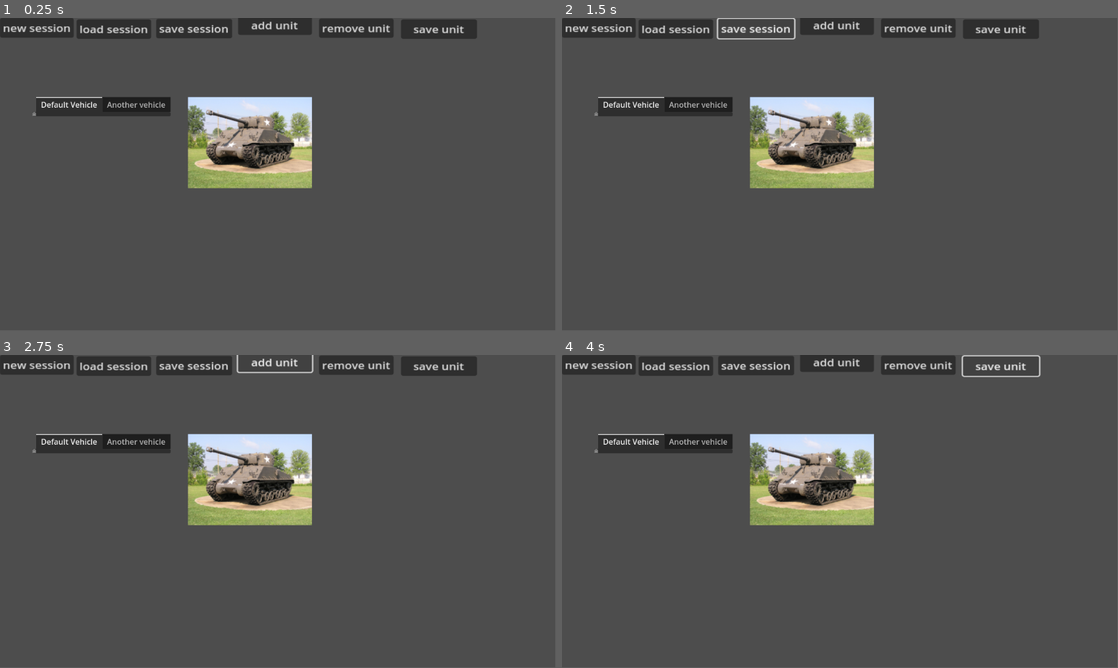
Above: before the commit, frames 1-4 (two rows, left to right).
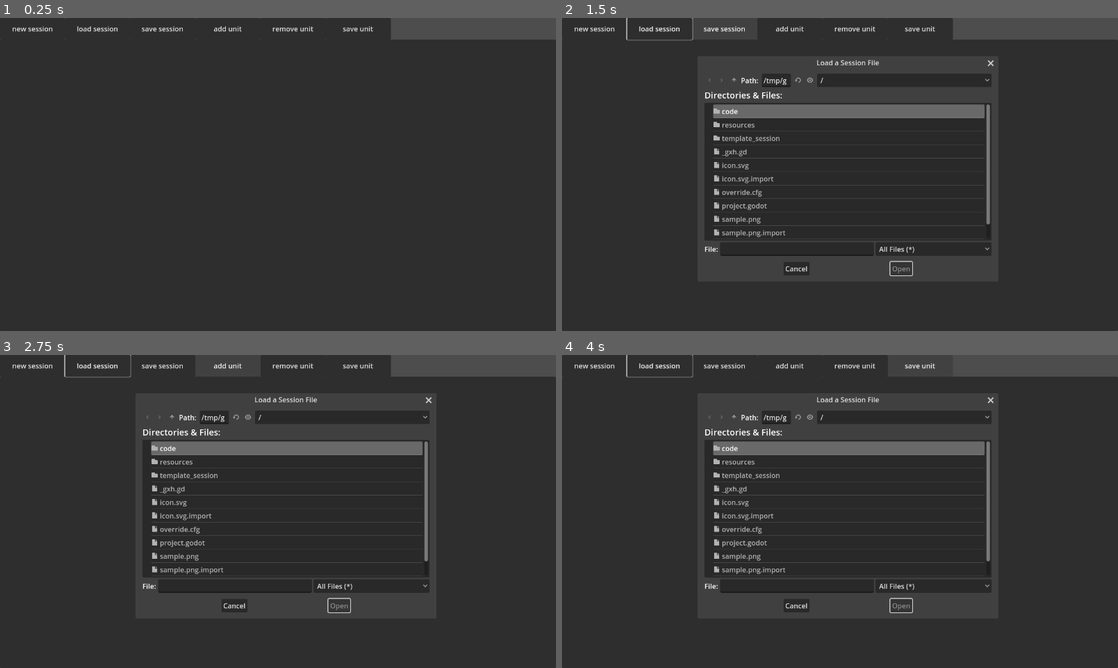
Above: after the commit, the same moments.

Repository: Vsevolod-pl/Combat-Simulator
Game: Godot game, scene res://Start_Window.tscn
The game is run twice, just before and just after one commit, with the same random seed, the same clock (stepped at 60 frames per second) and the same inputs.
Inputs:
- Up to frame 1 (0.25 s): no input
- Up to frame 2 (1.5 s): click "load session" at 0.5 s; click "save session" at 1.25 s
- Up to frame 3 (2.75 s): click "add unit" at 2 s
- Up to frame 4 (4 s): click "remove unit" at 2.75 s; click "save unit" at 3.5 s
In our replay, the window is 799x449 before the commit and 800x450 after it. These sizes can differ from the game's own. Grey fills any space a smaller window leaves; there, only what the larger window draws over its background counts as a difference.

The runs differ from the first frame. In frame 1, 93% of the frame differs, in the area x 0-100%, y 0-100%; in frame 2, 81%; in frame 3, 81%; in frame 4, 81%.

Commit message:
implemented loading session

Diff:
--- a/Start_Window.tscn
+++ b/Start_Window.tscn
@@ -1,81 +1,74 @@
-[gd_scene load_steps=2 format=3 uid="uid://dj21ke1wqj8hj"]
+[gd_scene load_steps=3 format=3 uid="uid://dj21ke1wqj8hj"]
 
-[ext_resource type="Texture2D" uid="uid://cas72mmlbsm80" path="res://sample.png" id="1_vxf0c"]
+[ext_resource type="Script" path="res://code/main.gd" id="1_q6by3"]
+[ext_resource type="Script" path="res://code/tab_vehicles.gd" id="2_5qrw6"]
 
-[node name="Control" type="Control"]
+[node name="main" type="Control"]
 layout_mode = 3
 anchors_preset = 15
 anchor_right = 1.0
 anchor_bottom = 1.0
 grow_horizontal = 2
 grow_vertical = 2
+script = ExtResource("1_q6by3")
 
-[node name="Button" type="Button" parent="."]
-layout_mode = 0
-offset_right = 102.0
-offset_bottom = 31.0
-scale = Vector2(1.5, 1.32)
+[node name="button_new_session" type="Button" parent="."]
+layout_mode = 1
+offset_right = 150.0
+offset_bottom = 50.0
 text = "new session"
 
-[node name="Button2" type="Button" parent="."]
-offset_left = 159.0
-offset_top = 3.0
-offset_right = 262.0
-offset_bottom = 34.0
-scale = Vector2(1.5, 1.294)
+[node name="button_open_session" type="Button" parent="."]
+layout_mode = 0
+offset_left = 150.0
+offset_right = 300.0
+offset_bottom = 50.0
 text = "load session"
 
-[node name="Button3" type="Button" parent="."]
-offset_left = 324.0
-offset_top = 2.0
-offset_right = 429.0
-offset_bottom = 33.0
-scale = Vector2(1.5, 1.294)
+[node name="button_save_session" type="Button" parent="."]
+layout_mode = 0
+offset_left = 300.0
+offset_right = 450.0
+offset_bottom = 50.0
 text = "save session"
 
-[node name="Button4" type="Button" parent="."]
-offset_left = 494.0
-offset_top = -5.0
-offset_right = 596.0
-offset_bottom = 26.0
-scale = Vector2(1.5, 1.294)
+[node name="button_open_unit" type="Button" parent="."]
+layout_mode = 0
+offset_left = 450.0
+offset_right = 600.0
+offset_bottom = 50.0
 text = "add unit"
 
-[node name="Button5" type="Button" parent="."]
-offset_left = 662.0
-offset_top = 1.0
-offset_right = 765.0
-offset_bottom = 32.0
-scale = Vector2(1.5, 1.294)
+[node name="button_remove_unit" type="Button" parent="."]
+layout_mode = 0
+offset_left = 600.0
+offset_right = 750.0
+offset_bottom = 50.0
 text = "remove unit"
 
-[node name="Button6" type="Button" parent="."]
-offset_left = 832.0
-offset_top = 3.0
-offset_right = 937.0
-offset_bottom = 34.0
-scale = Vector2(1.5, 1.294)
+[node name="button_save_unit" type="Button" parent="."]
+layout_mode = 0
+offset_left = 750.0
+offset_right = 900.0
+offset_bottom = 50.0
 text = "save unit"
 
-[node name="TabContainer" type="TabContainer" parent="."]
+[node name="tab_vehicles" type="TabContainer" parent="."]
 layout_mode = 0
-offset_left = 67.0
-offset_top = 164.0
-offset_right = 107.0
-offset_bottom = 204.0
+offset_top = 50.0
+offset_right = 1280.0
+offset_bottom = 720.0
 clip_tabs = false
+script = ExtResource("2_5qrw6")
 
-[node name="Default Vehicle" type="HFlowContainer" parent="TabContainer"]
-layout_mode = 2
+[node name="file_dialog" type="FileDialog" parent="."]
+initial_position = 1
+size = Vector2i(640, 480)
+access = 2
 
-[node name="TextEdit" type="TextEdit" parent="TabContainer/Default Vehicle"]
-layout_mode = 2
-placeholder_text = "vehicle name"
-
-[node name="Sprite2D" type="Sprite2D" parent="TabContainer/Default Vehicle"]
-position = Vector2(452, 64)
-texture = ExtResource("1_vxf0c")
-
-[node name="Another vehicle" type="HFlowContainer" parent="TabContainer"]
-visible = false
-layout_mode = 2
+[connection signal="pressed" from="button_new_session" to="." method="_on_button_new_session_pressed"]
+[connection signal="pressed" from="button_open_session" to="." method="_on_button_open_session_pressed"]
+[connection signal="pressed" from="button_save_session" to="." method="_on_button_save_session_pressed"]
+[connection signal="pressed" from="button_open_unit" to="." method="_on_button_open_unit_pressed"]
+[connection signal="pressed" from="button_save_unit" to="." method="_on_button_save_unit_pressed"]
+[connection signal="file_selected" from="file_dialog" to="." method="_on_file_dialog_file_selected"]
--- /dev/null
+++ b/code/main.gd
@@ -0,0 +1,87 @@
+extends Control
+
+
+enum FileDialogState {
+	NONE,
+	OPEN_SESSION,
+	SAVE_SESSION,
+	OPEN_UNIT,
+	SAVE_UNIT,
+}
+
+
+var file_dialog_state = FileDialogState.NONE
+
+
+@onready var file_dialog = $file_dialog
+@onready var tab_vehicles = $tab_vehicles
+
+
+func load_json(path):
+	var file = FileAccess.open(path, FileAccess.READ)
+	return JSON.parse_string(file.get_as_text())
+
+
+func load_session(path):
+	var data = load_json(path)
+	if data == null:
+		OS.alert("Failed to load json")
+		return null
+	for vehicle_path in data["vehicles"]:
+		var veh_path = path.substr(0, path.rfind("/"))+"/"+vehicle_path
+		tab_vehicles.load_unit(veh_path)
+
+
+# Called when the node enters the scene tree for the first time.
+func _ready():
+	pass # Replace with function body.
+
+
+# Called every frame. 'delta' is the elapsed time since the previous frame.
+func _process(delta):
+	pass
+
+
+func _on_button_new_session_pressed():
+	pass # Replace with function body.
+
+
+func _on_button_open_session_pressed():
+	file_dialog_state = FileDialogState.OPEN_SESSION
+	file_dialog.file_mode = file_dialog.FILE_MODE_OPEN_FILE
+	file_dialog.title = "Load a Session File"
+	file_dialog.show()
+
+
+func _on_button_save_session_pressed():
+	file_dialog_state = FileDialogState.SAVE_SESSION
+	file_dialog.file_mode = file_dialog.FILE_MODE_SAVE_FILE
+	file_dialog.title = "Save a Session File"
+	file_dialog.show()
+
+
+func _on_button_open_unit_pressed():
+	file_dialog_state = FileDialogState.OPEN_UNIT
+	file_dialog.file_mode = file_dialog.FILE_MODE_OPEN_FILE
+	file_dialog.title = "Load Unit File"
+	file_dialog.show()
+
+
+func _on_button_save_unit_pressed():
+	file_dialog_state = FileDialogState.SAVE_UNIT
+	file_dialog.file_mode = file_dialog.FILE_MODE_SAVE_FILE
+	file_dialog.title = "Save Unit File"
+	file_dialog.show()
+
+
+func _on_file_dialog_file_selected(path):
+	print(path)
+	match file_dialog_state:
+		FileDialogState.OPEN_SESSION:
+			load_session(path)
+		FileDialogState.OPEN_UNIT:
+			tab_vehicles.load_unit(path)
+		FileDialogState.SAVE_SESSION:
+			pass
+		FileDialogState.SAVE_UNIT:
+			pass
--- /dev/null
+++ b/code/tab_vehicles.gd
@@ -0,0 +1,38 @@
+extends TabContainer
+
+
+@onready var unit_template = load("res://resources/UI_elements/vehicle_template.tscn")
+
+
+func load_json(path):
+	var file = FileAccess.open(path, FileAccess.READ)
+	return JSON.parse_string(file.get_as_text())
+
+
+func load_unit(path):
+	var data = load_json(path)
+	if data == null:
+		OS.alert("Failed to load json")
+		return null
+
+	var unit_tab = unit_template.instantiate()
+	add_child(unit_tab)
+	unit_tab._on_line_edit_text_submitted(data["name"])
+	var path2scheme = path.substr(0, path.rfind("/")) + "/" + data["scheme"]
+	var image = Image.load_from_file(path2scheme)
+	var texture = ImageTexture.create_from_image(image)
+	var sprite_scheme = unit_tab.get_node("sprite_scheme")
+	sprite_scheme.texture = texture
+
+
+# Called when the node enters the scene tree for the first time.
+func _ready():
+	pass # Replace with function body.
+
+
+# Called every frame. 'delta' is the elapsed time since the previous frame.
+func _process(delta):
+	pass
+
+func load_vehicle():
+	pass
--- /dev/null
+++ b/code/vehicle_control.gd
@@ -0,0 +1,19 @@
+extends Control
+
+
+@onready var edit_name = $edit_name
+
+
+# Called when the node enters the scene tree for the first time.
+func _ready():
+	pass # Replace with function body.
+
+
+# Called every frame. 'delta' is the elapsed time since the previous frame.
+func _process(delta):
+	pass
+
+
+func _on_line_edit_text_submitted(new_text):
+	name = new_text
+	edit_name.text = name
--- a/project.godot
+++ b/project.godot
@@ -15,6 +15,13 @@
 config/features=PackedStringArray("4.1", "GL Compatibility")
 config/icon="res://icon.svg"
 
+[display]
+
+window/size/viewport_width=1280
+window/size/viewport_height=720
+window/stretch/mode="viewport"
+window/stretch/aspect="expand"
+
 [rendering]
 
 renderer/rendering_method="gl_compatibility"
--- /dev/null
+++ b/resources/UI_elements/vehicle_template.tscn
@@ -0,0 +1,31 @@
+[gd_scene load_steps=2 format=3 uid="uid://daym38snah5ke"]
+
+[ext_resource type="Script" path="res://code/vehicle_control.gd" id="1_df8uo"]
+
+[node name="vehicle_template" type="Control"]
+layout_mode = 3
+anchors_preset = 0
+script = ExtResource("1_df8uo")
+
+[node name="edit_name" type="LineEdit" parent="."]
+layout_mode = 0
+offset_left = 133.0
+offset_top = 19.0
+offset_right = 333.0
+offset_bottom = 50.0
+text = "vehicle_template"
+
+[node name="label_name_input" type="Label" parent="."]
+layout_mode = 0
+offset_left = 39.0
+offset_top = 19.0
+offset_right = 125.0
+offset_bottom = 50.0
+text = "Unit name:  "
+vertical_alignment = 1
+
+[node name="sprite_scheme" type="Sprite2D" parent="."]
+position = Vector2(39, 50)
+offset = Vector2(128, 94)
+
+[connection signal="text_submitted" from="edit_name" to="." method="_on_line_edit_text_submitted"]
--- /dev/null
+++ b/template_session/template_session.json
@@ -0,0 +1,8 @@
+{
+    "vehicles": [
+        "./vehicle_template/vehicle_template.json",
+        "./vehicle_template/vehicle_template.json",
+        "./vehicle_template/vehicle_template.json",
+        "./vehicle_template/vehicle_template.json"
+    ]
+}
--- /dev/null
+++ b/template_session/vehicle_template/vehicle_template.json
@@ -0,0 +1,76 @@
+{
+    "name": "vehicle template",
+    "icon": "./img.jpg",
+    "scheme": "./sample.png",
+    "systems": {
+        "sys1": {
+            "desctiption": "There must be some description",
+            "full_health": 100,
+            "current_health": 100
+        },
+        "sys2": {
+            "desctiption": "There must be some description",
+            "full_health": 100,
+            "current_health": 100
+        },
+        "sys3": {
+            "desctiption": "There must be some description",
+            "full_health": 100,
+            "current_health": 100
+        },
+        "sys4": {
+            "desctiption": "There must be some description",
+            "full_health": 100,
+            "current_health": 100
+        }
+    },
+    "projections": {
+        "proj1":{
+            "sec1": {
+                "hit_prob":0.5,
+                "systems": ["sys1", "sys3"],
+                "probs":{
+                    "miss": 0.2,
+                    "sys1": 0.1,
+                    "sys3": 0.1,
+                    "sys1+sys3": 0.6
+                }
+            },
+            "sec2": {
+                "hit_prob":0.5,
+                "systems": ["sys2", "sys4"],
+                "probs":{
+                    "miss": 0.2,
+                    "sys4": 0.1,
+                    "sys2": 0.1,
+                    "sys4+sys2": 0.6
+                }
+            }
+        },
+        "proj2":{
+            "sec3": {
+                "hit_prob":0.5,
+                "systems": ["sys1", "sys2"],
+                "probs":{
+                    "miss": 0.2,
+                    "sys1": 0.1,
+                    "sys2": 0.1,
+                    "sys1+sys2": 0.6
+                }
+            },
+            "sec_lol": {
+                "hit_prob":0.5,
+                "systems": ["sys3", "sys4"],
+                "probs":{
+                    "miss": 0.2,
+                    "sys4": 0.1,
+                    "sys3": 0.1,
+                    "sys3+sys4": 0.6
+                }
+            }
+        }
+    },
+    "modifiers": {
+        "modifier_1":{"effect":"+1 effect", "description":"Some effect is applied to this vehicle"}
+    }
+}
Binary file added: template_session/vehicle_template/sample.png
Not shown, changed: .gitignore
